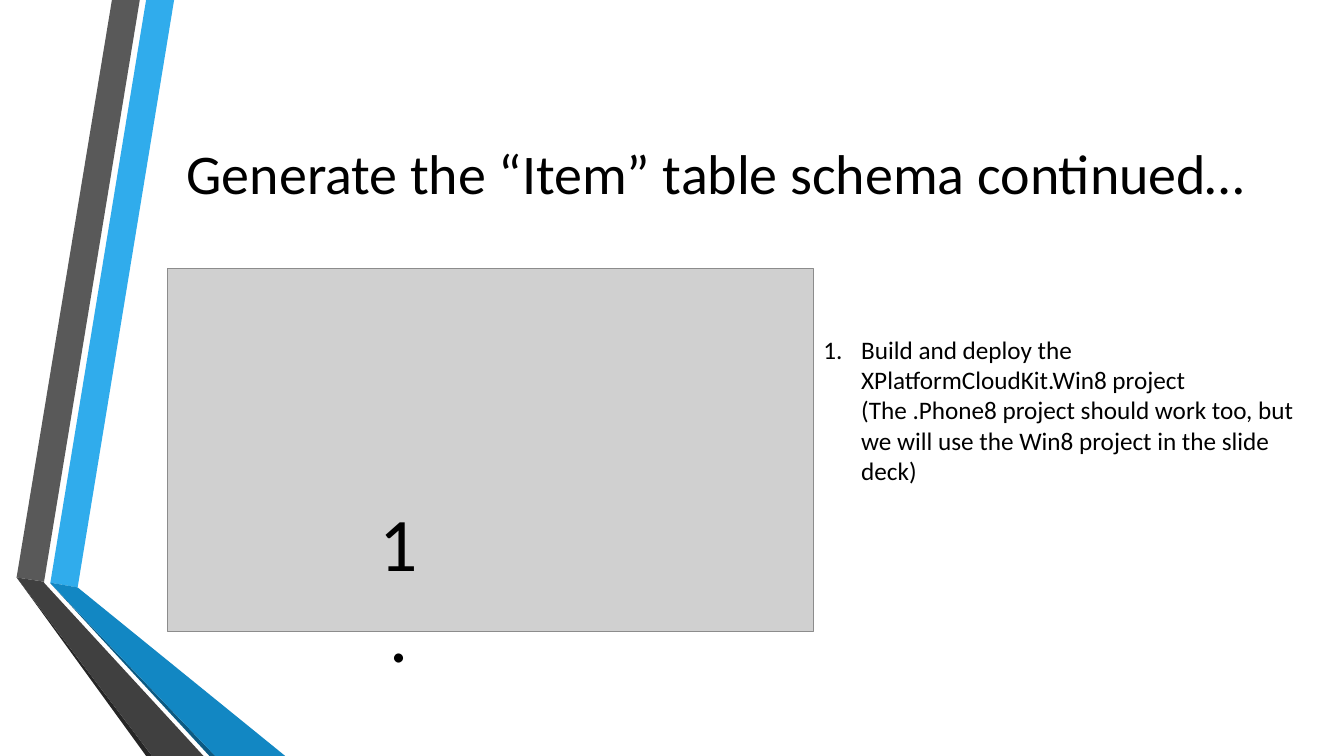
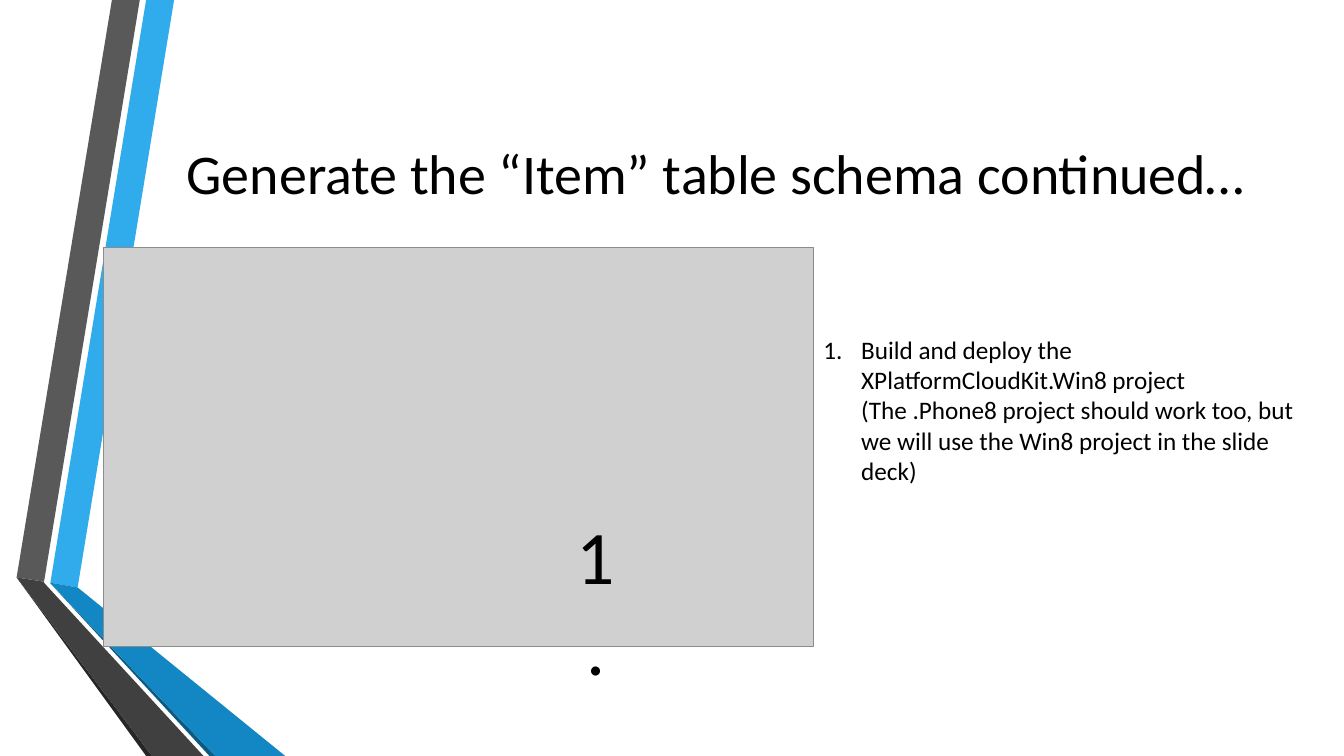
Before and after one commit to toolboc/XPlatformCloudKit, a slide deck: slide 23 of XPlatformCloudkit.pptx (slide 20 before the commit). Drawn at 1344x756 pixels with LibreOffice and Linux fonts; fonts in the diff are those of the drawing; grey boxes stand for pictures; background and template pictures are left out. Boxes give left, top, right and bottom in pixels: in the first picture for what was removed or moved away, otherwise in the second. Text is boxed around its words. In the diff, an @@ line names an element or a change of style, - is before the commit and + after.

```diff
--- a/XPlatformCloudkit.pptx
+++ b/XPlatformCloudkit.pptx
@@ picture resized from (x1=167, y1=269, x2=814, y2=632) to (x1=104, y1=248, x2=814, y2=647) @@
@@ text "1." moved from (x1=380, y1=522, x2=418, y2=571) to (x1=577, y1=535, x2=615, y2=584) @@
```
Also in this commit, not shown: 10 other slides changed, 2 slides added.
